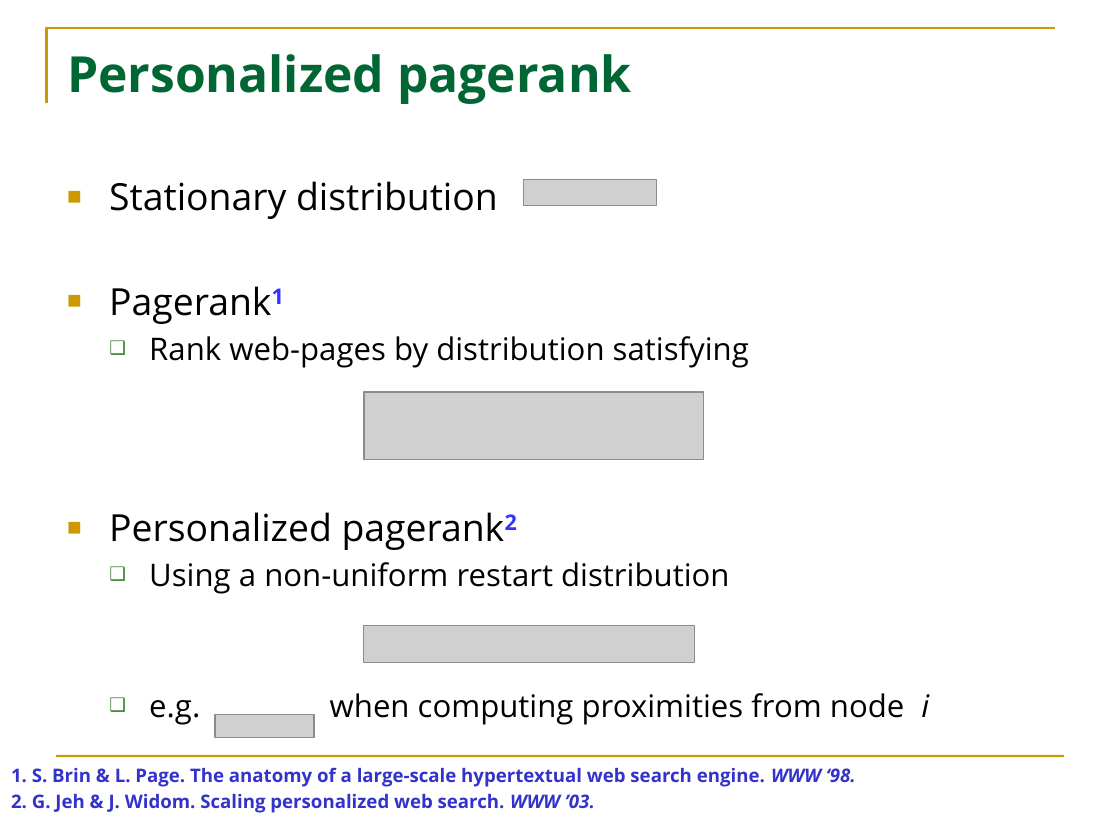
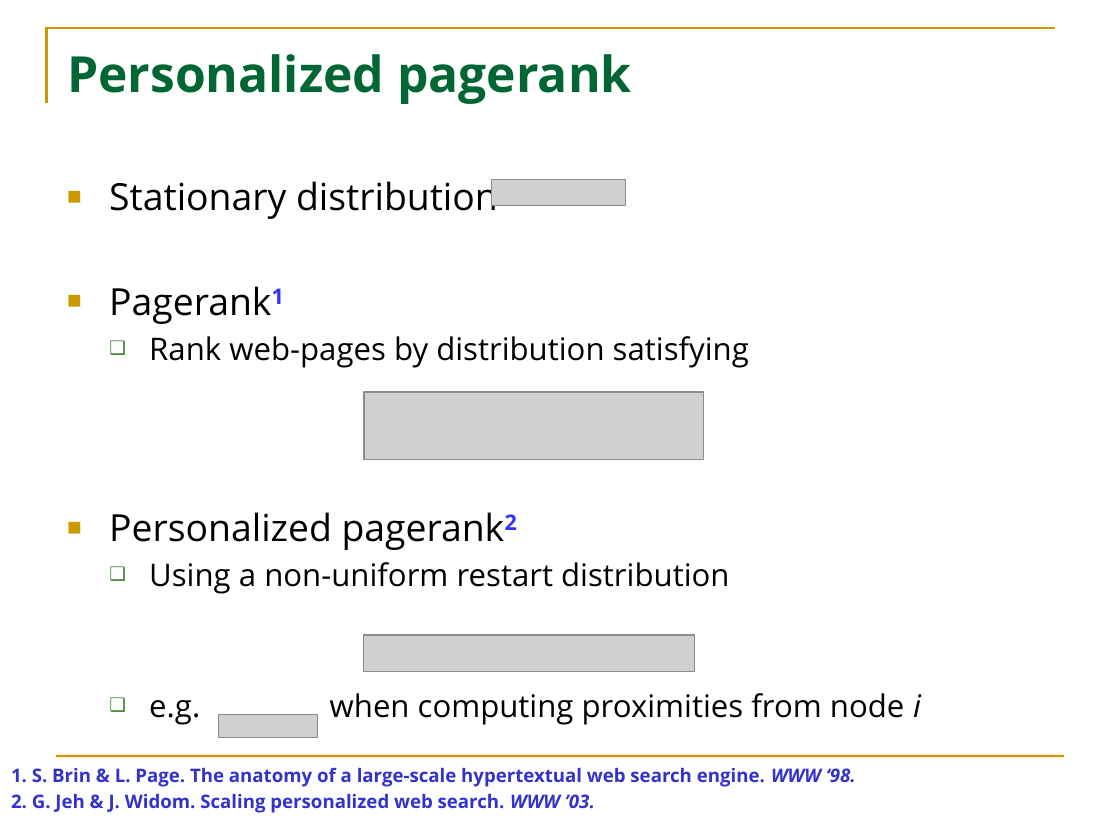
Before and after one commit to HuanSGT/rw-dir-prox, a slide deck: slide 6 of rw.pptx. Drawn at 1120x840 pixels with LibreOffice and Linux fonts; fonts in the diff are those of the drawing; grey boxes stand for pictures. Boxes give left, top, right and bottom in pixels: in the first picture for what was removed or moved away, otherwise in the second. Text is boxed around its words. In the diff, an @@ line names an element or a change of style, - is before the commit and + after.

```diff
--- a/rw.pptx
+++ b/rw.pptx
@@ text "Stationary distribution" rewrapped from (x1=109, y1=181, x2=929, y2=725) to (x1=109, y1=179, x2=921, y2=725) @@
@@ picture moved from (x1=523, y1=179, x2=656, y2=205) to (x1=492, y1=179, x2=625, y2=205) @@
@@ picture moved from (x1=363, y1=626, x2=694, y2=663) to (x1=363, y1=635, x2=694, y2=672) @@
```
Also in this commit, not shown: 10 other slides changed, 2 slides removed, 5 other files.
